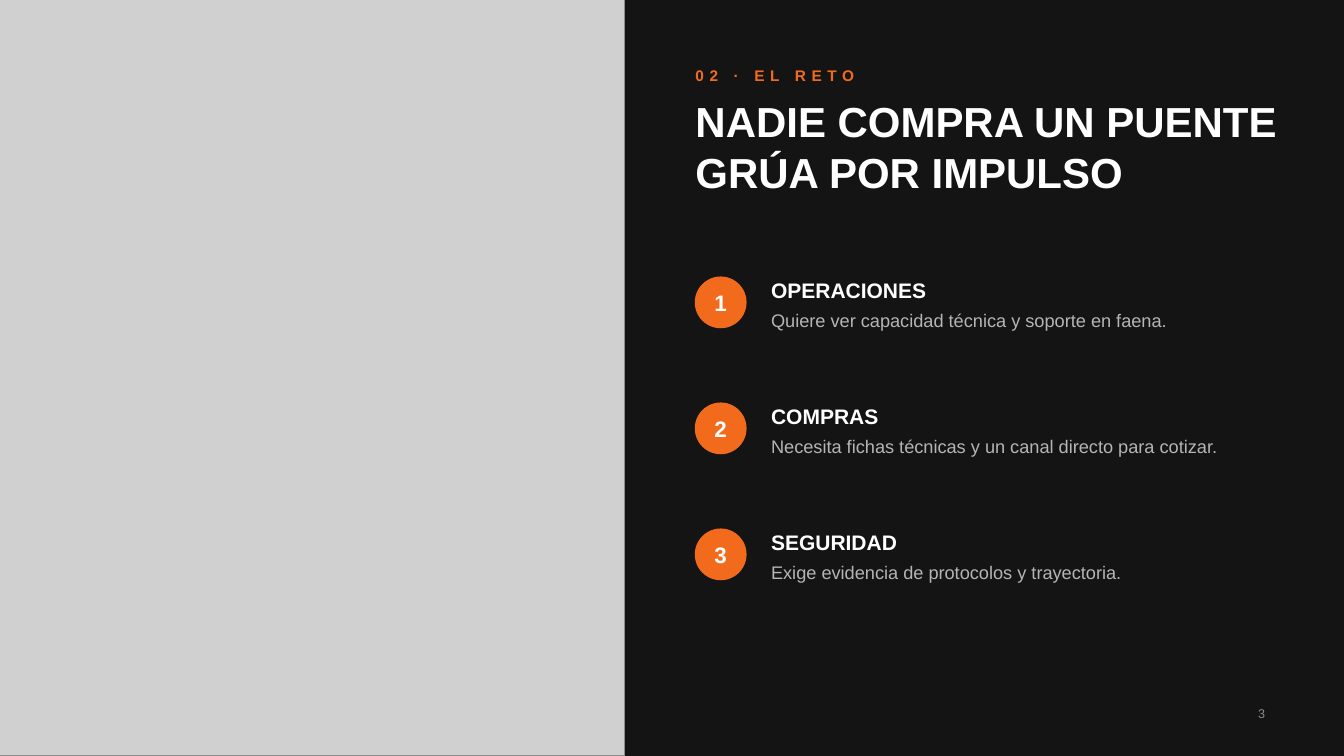
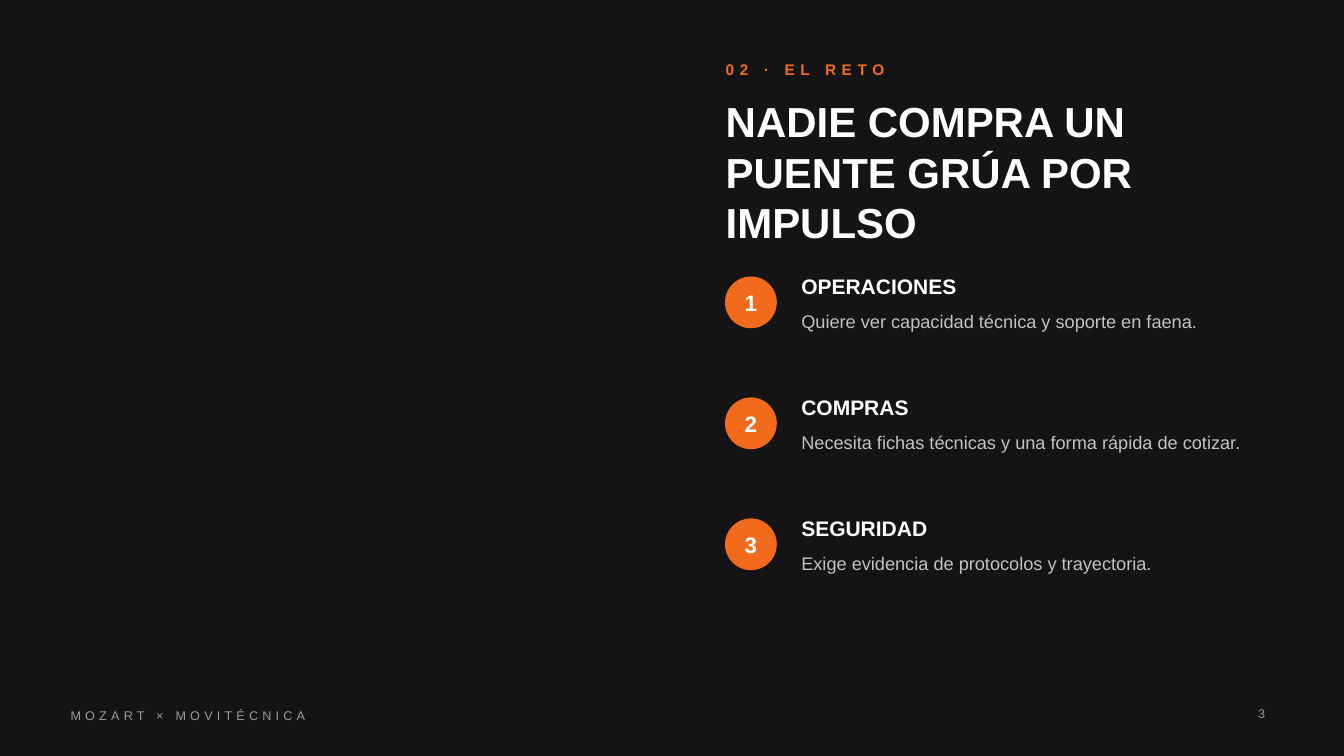
Before and after one commit to luiggithc-lgtm/mozart-agency, a slide deck: slide 3 of entregables/Propuesta-Mozart-Movitecnica.pptx. Drawn at 1344x756 pixels with LibreOffice and Linux fonts; fonts in the diff are those of the drawing; grey boxes stand for pictures; background and template pictures are left out. Boxes give left, top, right and bottom in pixels: in the first picture for what was removed or moved away, otherwise in the second. Text is boxed around its words. In the diff, an @@ line names an element or a change of style, - is before the commit and + after.

```diff
--- a/entregables/Propuesta-Mozart-Movitecnica.pptx
+++ b/entregables/Propuesta-Mozart-Movitecnica.pptx
@@ picture removed at (0, 0, 625, 756) @@
@@ vertical alignment middle to top in 4 elements at (801, 279, 956, 295), (801, 400, 908, 416), (801, 521, 927, 537), (726, 64, 884, 75) @@
@@ text "02 · EL RETO": place and size @@
-text "02 · EL RETO" at (695, 70, 854, 81)
+text "02 · EL RETO" at (726, 64, 884, 75)
@@ text "NADIE COMPRA UN PUENTE GRÚA ..." rewrapped from (695, 107, 1276, 189) to (726, 107, 1132, 239) @@
@@ text "1": place and size @@
-text "1" at (714, 295, 726, 311)
+text "1" at (745, 295, 757, 311)
@@ ellipse: place and size @@
-ellipse at (696, 277, 746, 328)
+ellipse at (726, 277, 776, 328)
@@ text "OPERACIONES": place and size @@
-text "OPERACIONES" at (771, 283, 926, 299)
+text "OPERACIONES" at (801, 279, 956, 295)
@@ text "Quiere ver capacidad técnica y ...": place and size @@
-text "Quiere ver capacidad técnica y ..." at (771, 313, 1166, 331)
+text "Quiere ver capacidad técnica y ..." at (801, 314, 1196, 332)
@@ text "Quiere ver capacidad técnica y ..." at (801, 314, 1196, 332): text colour #B5B5B5 to #C2C2C2 @@
@@ text "2": place and size @@
-text "2" at (714, 421, 726, 437)
+text "2" at (745, 416, 757, 432)
@@ ellipse: place and size @@
-ellipse at (696, 403, 746, 454)
+ellipse at (726, 398, 776, 449)
@@ text "COMPRAS": place and size @@
-text "COMPRAS" at (771, 409, 878, 425)
+text "COMPRAS" at (801, 400, 908, 416)
@@ text at (801, 435, 1240, 453): text changed; text colour #B5B5B5 to #C2C2C2 @@
-Necesita fichas técnicas y un canal directo para cotizar.
+Necesita fichas técnicas y una forma rápida de cotizar.
@@ text "3": place and size @@
-text "3" at (714, 547, 726, 564)
+text "3" at (745, 537, 757, 554)
@@ ellipse: place and size @@
-ellipse at (696, 529, 746, 580)
+ellipse at (726, 519, 776, 570)
@@ text "SEGURIDAD": place and size @@
-text "SEGURIDAD" at (771, 535, 897, 551)
+text "SEGURIDAD" at (801, 521, 927, 537)
@@ text "Exige evidencia de protocolos y ..." at (801, 557, 1152, 574): text colour #B5B5B5 to #C2C2C2 @@
@@ text "Exige evidencia de protocolos y ...": place and size @@
-text "Exige evidencia de protocolos y ..." at (771, 566, 1121, 583)
+text "Exige evidencia de protocolos y ..." at (801, 557, 1152, 574)
@@ text added at (71, 710, 306, 720), 9 pt, text #9A9A9A @@
+MOZART × MOVITÉCNICA
```
Also in this commit, not shown: 8 other slides changed, 9 slides added, 5 slides removed, 4 other files.
